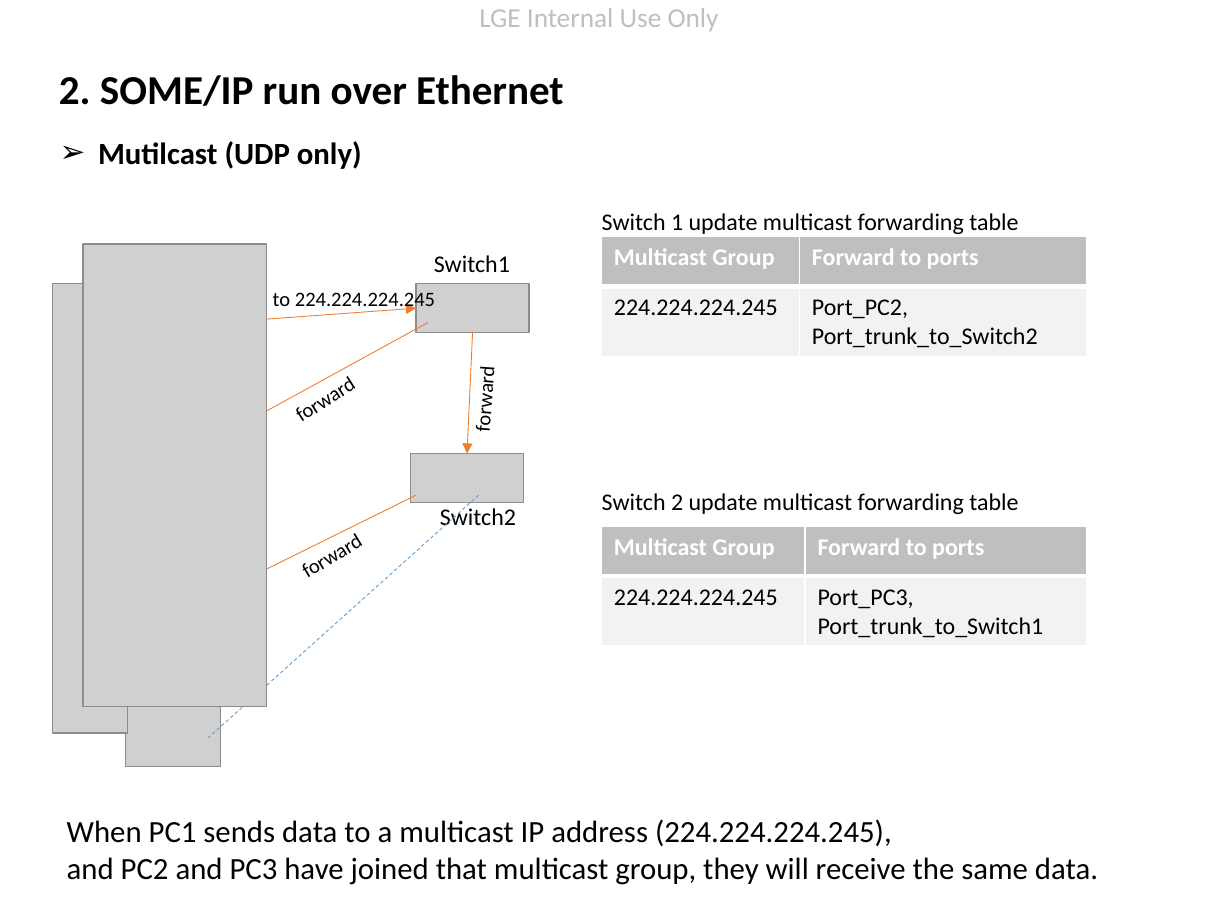
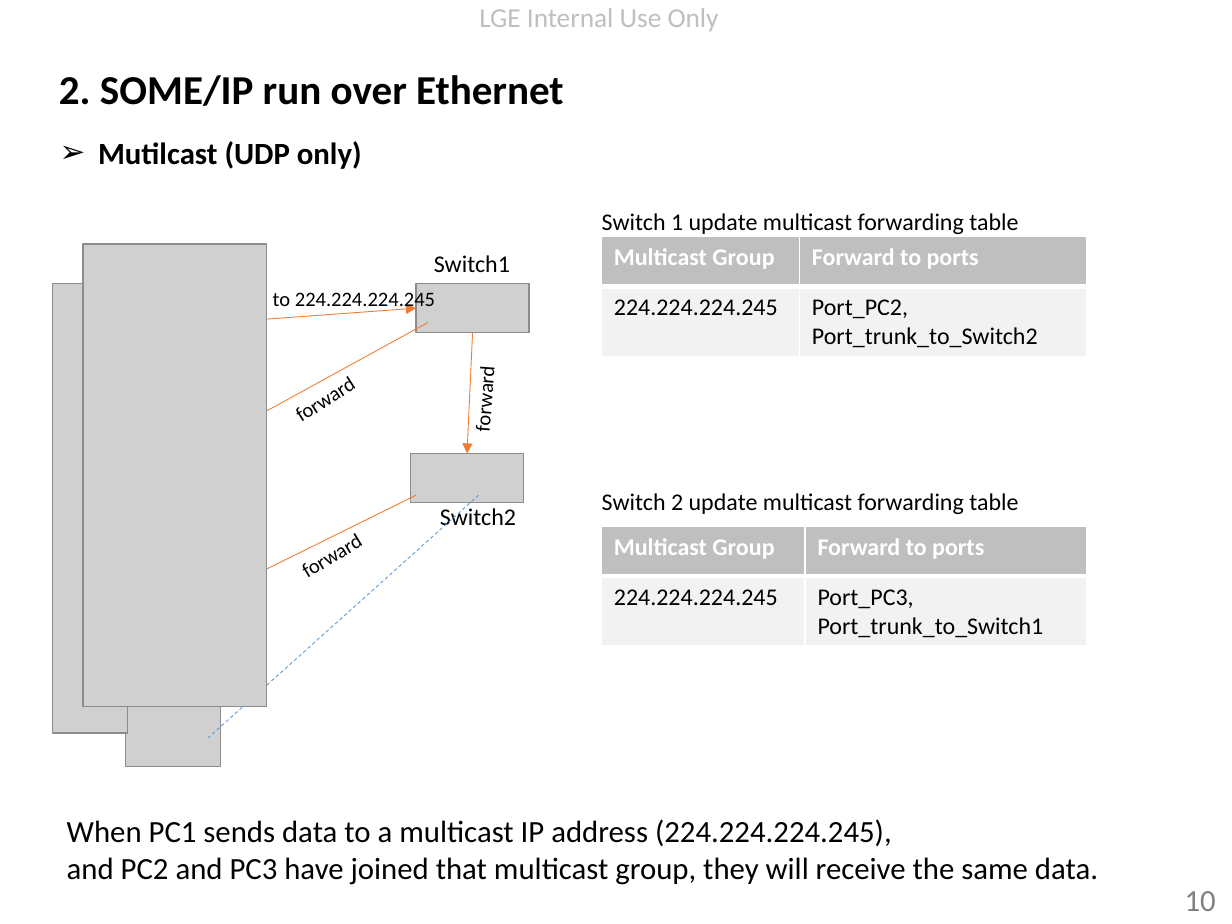
Before and after one commit to minhthedt/vsomeip-example, a slide deck: slide 10 of doc/Vsomeip knowledge.pptx. Drawn at 1232x924 pixels with LibreOffice and Linux fonts; fonts in the diff are those of the drawing; grey boxes stand for pictures; background and template pictures are left out. Boxes give left, top, right and bottom in pixels: in the first picture for what was removed or moved away, otherwise in the second. Text is boxed around its words. In the diff, an @@ line names an element or a change of style, - is before the commit and + after.

```diff
--- a/doc/Vsomeip knowledge.pptx
+++ b/doc/Vsomeip knowledge.pptx
@@ page number added at (x1=1185, y1=891, x2=1216, y2=911), 18 pt, text #808080 @@
+10
```
Also in this commit, not shown: 12 other slides changed, 3 slides added, 6 other files.
